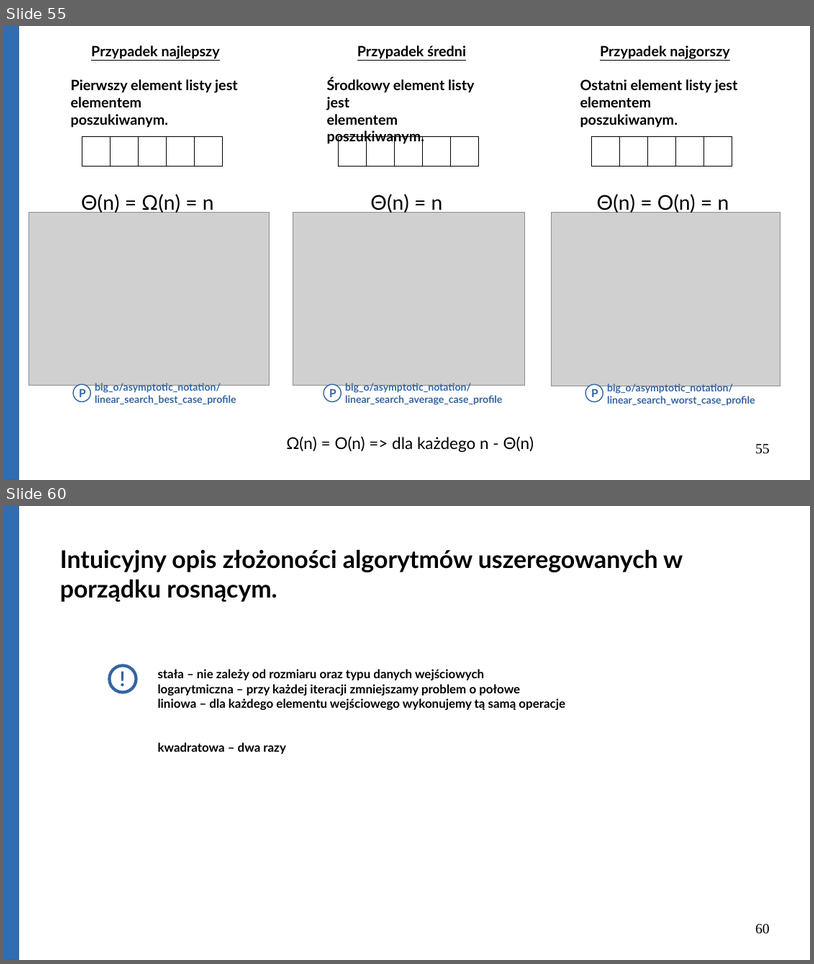
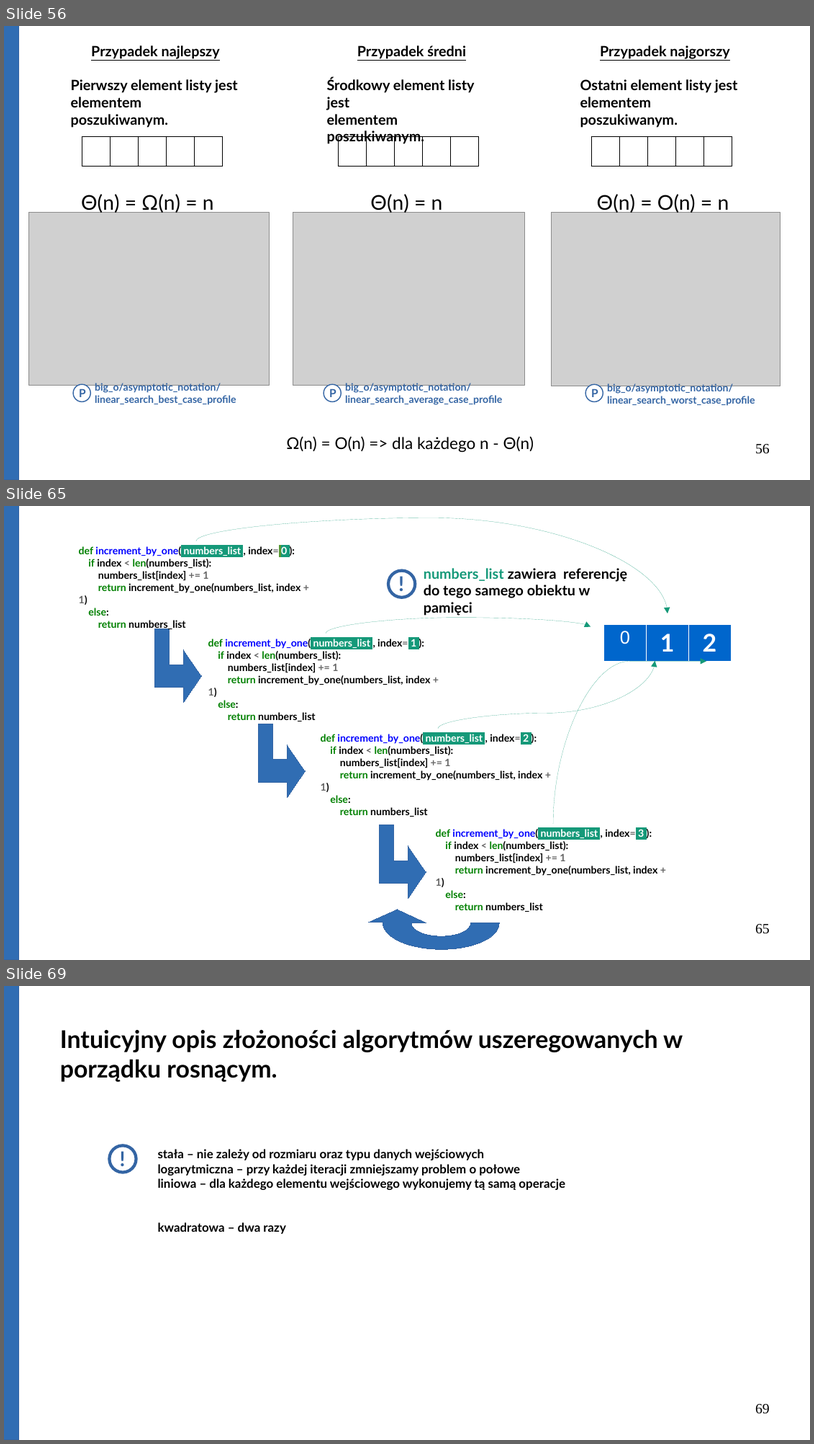
Before and after one commit to Michael-Wisniewski/algorithmic-workshop, a slide deck: gotowa.odp. Shown one above the other, each under a label of ours: slides 55 and 60 before the commit, slides 56, 65 and 69 after it; the slides between them are not shown. The pictures are 814x964 and 814x1444 pixels, drawn with LibreOffice and Linux fonts; fonts in the diff are those of the drawing; grey boxes stand for pictures. Boxes give left, top, right and bottom in pixels: in the first picture for what was removed or moved away, otherwise in the second. Text is boxed around its words. In the diff, an @@ line names an element or a change of style, - is before the commit and + after.

```diff
--- a/gotowa.odp
+++ b/gotowa.odp
@@ slide 65 added at (4,506,810,960), background #FFFFFF @@
@@ rectangle added at (4,506,18,960), fill #306DB3, outline #3465A4 0 pt @@
@@ curved arrow added from (196, 541) to (669, 613), #159979 0 pt @@
@@ text added at (79,546,301,631), 10 pt, text #000000, bold @@
+def increment_by_one( numbers_list , index= 0 ):
+if index < len(numbers_list):
+numbers_list[index] += 1
+return increment_by_one(numbers_list, index + 1)
+else:
+return numbers_list
@@ ellipse added at (389,570,416,597), fill #FFFFFF, outline #3465A4 3 pt @@
@@ text added at (392,567,412,602), 20 pt, text #3465A4, bold @@
+!
@@ text added at (393,569,413,605), 20 pt, text #3465A4, bold @@
+!
@@ text added at (424,568,628,615), 14 pt, text #000000, bold @@
+numbers_list zawiera referencję do tego samego obiektu w pamięci
@@ freeform shape added at (154,628,201,702), fill #306DB3, outline #3465A4 0 pt @@
@@ curved arrow added from (326, 633) to (591, 627), #159979 0 pt @@
@@ table added at (604,624,731,654), 1 rows, 3 columns @@
+0 | 1 | 2
@@ text added at (208,638,430,721), 10 pt, text #000000, bold @@
+def increment_by_one( numbers_list , index= 1 ):
+if index < len(numbers_list):
+numbers_list[index] += 1
+return increment_by_one(numbers_list, index + 1)
+else:
+return numbers_list
@@ curved arrow added from (439, 728) to (656, 660), #159979 0 pt @@
@@ curved arrow added from (553, 824) to (707, 661), #159979 0 pt @@
@@ freeform shape added at (259,723,306,798), fill #306DB3, outline #3465A4 0 pt @@
@@ text added at (321,734,543,816), 10 pt, text #000000, bold @@
+def increment_by_one( numbers_list , index= 2 ):
+if index < len(numbers_list):
+numbers_list[index] += 1
+return increment_by_one(numbers_list, index + 1)
+else:
+return numbers_list
@@ freeform shape added at (379,824,426,898), fill #306DB3, outline #3465A4 0 pt @@
@@ text added at (436,829,658,911), 10 pt, text #000000, bold @@
+def increment_by_one( numbers_list , index= 3 ):
+if index < len(numbers_list):
+numbers_list[index] += 1
+return increment_by_one(numbers_list, index + 1)
+else:
+return numbers_list
@@ freeform shape added at (383,896,499,949), fill #306DB3, outline #3465A4 0 pt @@
@@ page number added at (756,924,770,934), 14 pt, text #000000 @@
+65
@@ what was slide 55 is now slide 56 @@
@@ page number at (756,444,770,454): text changed @@
-55
+56
@@ what was slide 60 is now slide 69 @@
@@ page number at (756,1404,770,1414): text changed @@
-60
+69
```
Also in this commit, not shown: 17 slides changed, 10 other slides added, 2 slides removed, 8 other files.
